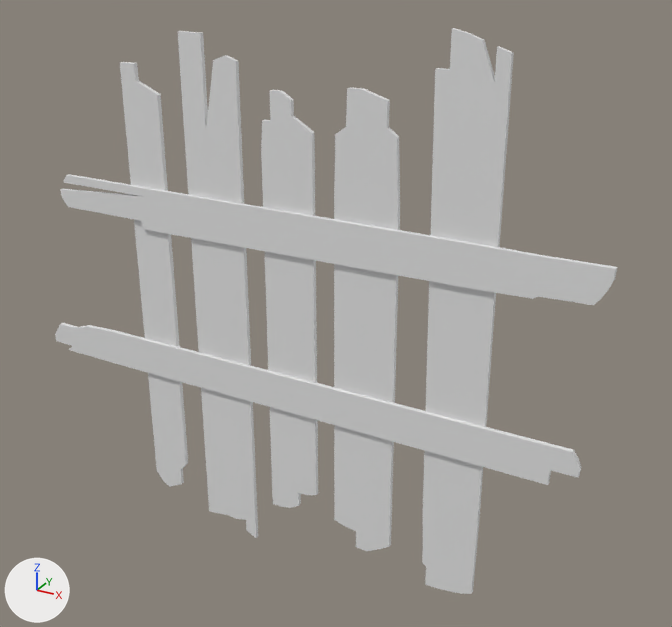
One commit to the FBX model Assets/Project/Modules/EnvironmentArt/3DModels/New3DModels/Wooden Fence_Low.fbx: the scene before it, then after it.
One viewpoint serves both versions: a 50 mm lens placed at (1.59, -2.54, 2.23), pointed at (0.14, 0.08, 0.92). Every picture has the same lights, and +X, +Y and +Z are marked at lower left.

The first picture shows 'Wood001_Low', 'Wood002_Low', 'Wood003_Low', 'Wood004_Low', 'Wood005_Low', 'Wood006_Low', 'Wood_Low'.
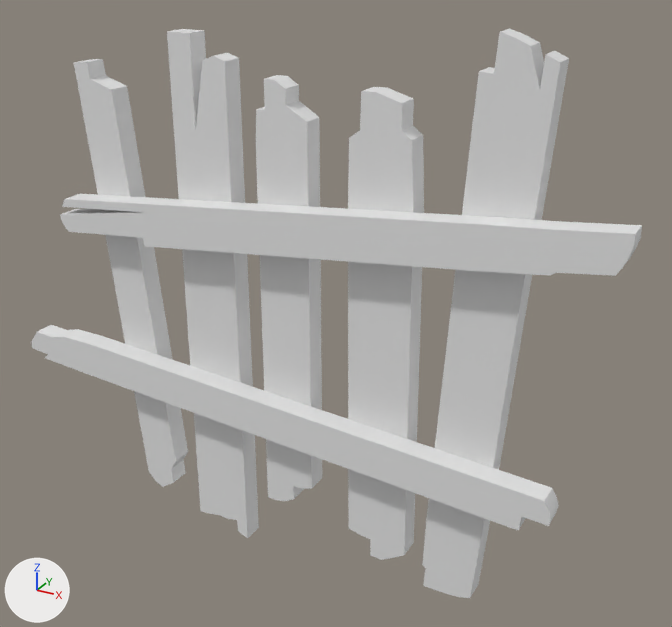
What differs and where, as boxes [x1, y1, x2, y2] in the pictures (672 x 627 px):
'Wood004_Low', moved, turned, rescaled
    before: [422, 28, 514, 594]
    after: [422, 29, 569, 598]
'Wood006_Low', moved, turned, rescaled
    before: [55, 323, 581, 485]
    after: [31, 325, 559, 530]
'Wood005_Low', moved, turned, rescaled
    before: [60, 174, 617, 305]
    after: [60, 194, 642, 276]
'Wood003_Low', moved, turned, rescaled
    before: [334, 87, 400, 551]
    after: [348, 87, 424, 560]
'Wood001_Low', moved, rescaled (15% wider)
    before: [178, 31, 258, 538]
    after: [167, 29, 259, 538]
'Wood_Low', moved, turned, rescaled
    before: [120, 62, 188, 487]
    after: [74, 59, 188, 487]
'Wood002_Low', moved, rescaled (16% wider)
    before: [261, 90, 318, 508]
    after: [256, 75, 322, 501]

The change in detail:
Object 'Wood_Low' (ob_wood_low) moves from (-0.668, 0.008, 0.873) to (-0.779, 0.023, 0.865).
Object 'Wood_Low' (ob_wood_low) turns from (0, 90, 0) to (0, 84, 0) degrees about x, y and z.
Object 'Wood_Low' (ob_wood_low) is rescaled from (0.0259, 0.0259, 0.0179) to (0.0259, 0.13, 0.0179).
Object 'Wood006_Low' (ob_wood006_low) moves from (-0.057, -0.005, 0.528) to (-0.112, -0.059, 0.452).
Object 'Wood006_Low' (ob_wood006_low) turns from (0, 0, 0) to (0, 3.6, 0) degrees about x, y and z.
Object 'Wood006_Low' (ob_wood006_low) is rescaled from (0.0356, 0.0259, 0.0162) to (0.0356, 0.13, 0.0162).
Object 'Wood003_Low' (ob_wood003_low) moves from (0.182, 0.008, 0.873) to (0.246, 0.023, 0.872).
Object 'Wood003_Low' (ob_wood003_low) turns from (0, 90, 0) to (0, 90, 0) degrees about x, y and z.
Object 'Wood003_Low' (ob_wood003_low) is rescaled from (0.0263, 0.0259, 0.0259) to (0.0263, 0.13, 0.0259).
Object 'Wood005_Low' (ob_wood005_low) moves from (-0.183, -0.005, 1.132) to (-0.107, -0.059, 1.147).
Object 'Wood005_Low' (ob_wood005_low) turns from (0, 0, 0) to (0, -5.6, 0) degrees about x, y and z.
Object 'Wood005_Low' (ob_wood005_low) is rescaled from (0.0401, 0.0259, 0.0182) to (0.0401, 0.13, 0.0182).
Object 'Wood002_Low' (ob_wood002_low) moves from (-0.093, 0.008, 0.873) to (-0.103, 0.023, 0.911).
Object 'Wood002_Low' (ob_wood002_low) is rescaled from (0.0246, 0.0259, 0.0223) to (0.0246, 0.13, 0.0223).
Object 'Wood001_Low' (ob_wood001_low) moves from (-0.407, 0.008, 0.873) to (-0.437, 0.023, 0.873).
Object 'Wood001_Low' (ob_wood001_low) is rescaled from (0.0295, 0.0259, 0.0259) to (0.0295, 0.13, 0.0259).
Object 'Wood004_Low' (ob_wood004_low) moves from (0.514, 0.008, 0.909) to (0.586, 0.023, 0.917).
Object 'Wood004_Low' (ob_wood004_low) turns from (0, 90, 0) to (0, 94, 0) degrees about x, y and z.
Object 'Wood004_Low' (ob_wood004_low) is rescaled from (0.03, 0.0259, 0.0259) to (0.03, 0.13, 0.0259).
